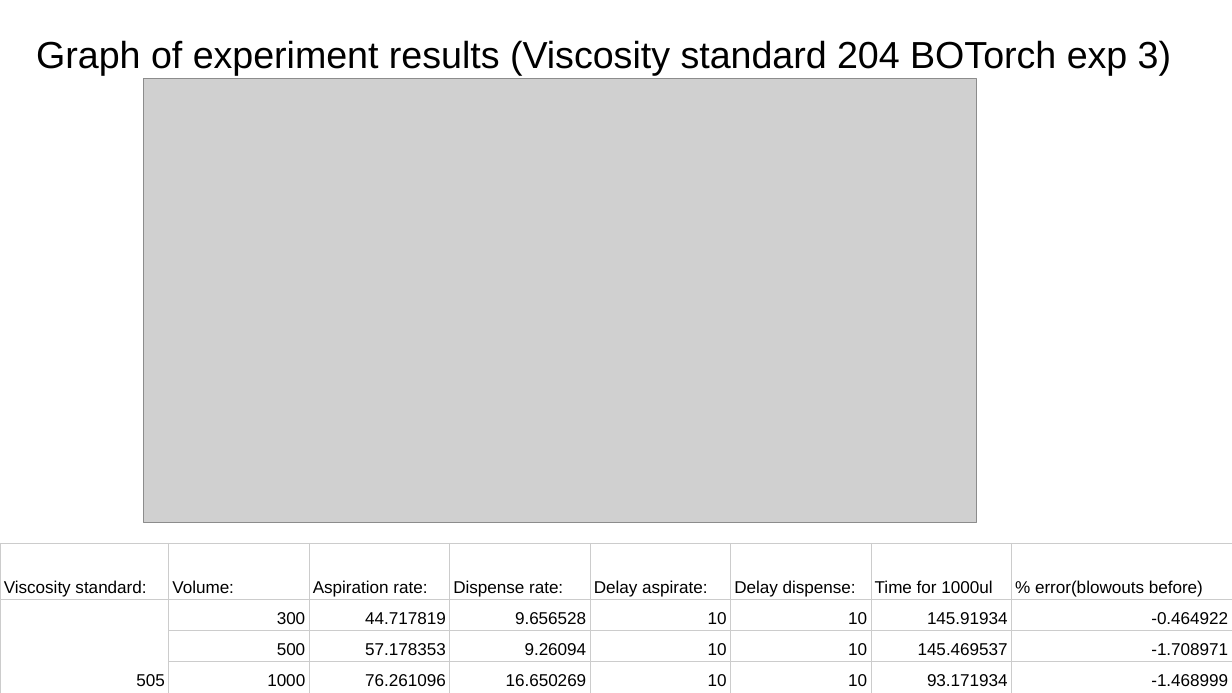
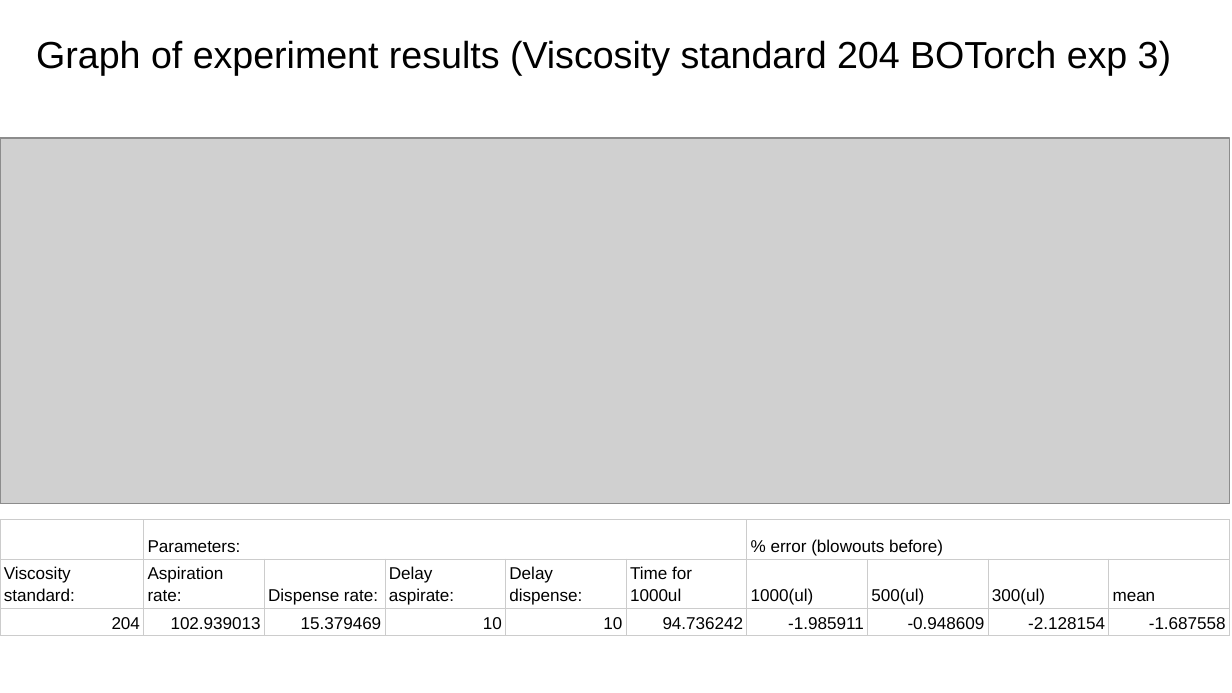
Before and after one commit to Quijanove/viscosity_liquid_transfer_Pablo, a slide deck: slide 20 of Sartorious_experiments/Finalised_Data/Sartorious Experiments Summary Statistics.pptx (slide 16 before the commit). Drawn at 1232x693 pixels with LibreOffice and Linux fonts; fonts in the diff are those of the drawing; grey boxes stand for pictures. Boxes give left, top, right and bottom in pixels: in the first picture for what was removed or moved away, otherwise in the second. Text is boxed around its words. In the diff, an @@ line names an element or a change of style, - is before the commit and + after.

Commit message:
updated graphs and graph code + updated summary stats

```diff
--- a/Sartorious_experiments/Finalised_Data/Sartorious Experiments Summary Statistics.pptx
+++ b/Sartorious_experiments/Finalised_Data/Sartorious Experiments Summary Statistics.pptx
@@ picture: place and size @@
-picture at bbox=[144, 79, 977, 522]
+picture at bbox=[0, 138, 1230, 504]
@@ table at bbox=[0, 520, 1231, 693] @@
-Viscosity standard: | Volume: | Aspiration rate: | Dispense rate: | Delay aspirate: | Delay dispense: | Time for 1000ul | % error(blowouts before)
-505 | 300 | 44.717819 | 9.656528 | 10 | 10 | 145.91934 | -0.464922
- | 500 | 57.178353 | 9.26094 | 10 | 10 | 145.469537 | -1.708971
- | 1000 | 76.261096 | 16.650269 | 10 | 10 | 93.171934 | -1.468999
+ | Parameters: |  |  |  |  | % error (blowouts before) |  |  | 
+Viscosity standard: | Aspiration rate: | Dispense rate: | Delay aspirate: | Delay dispense: | Time for 1000ul | 1000(ul) | 500(ul) | 300(ul) | mean
+204 | 102.939013 | 15.379469 | 10 | 10 | 94.736242 | -1.985911 | -0.948609 | -2.128154 | -1.687558
@@ table: place and size @@
-table at bbox=[0, 543, 1232, 693]
+table at bbox=[0, 520, 1231, 693]
```
Also in this commit, not shown: 10 other slides changed, 6 slides added, 2 slides removed, 6 other files.
